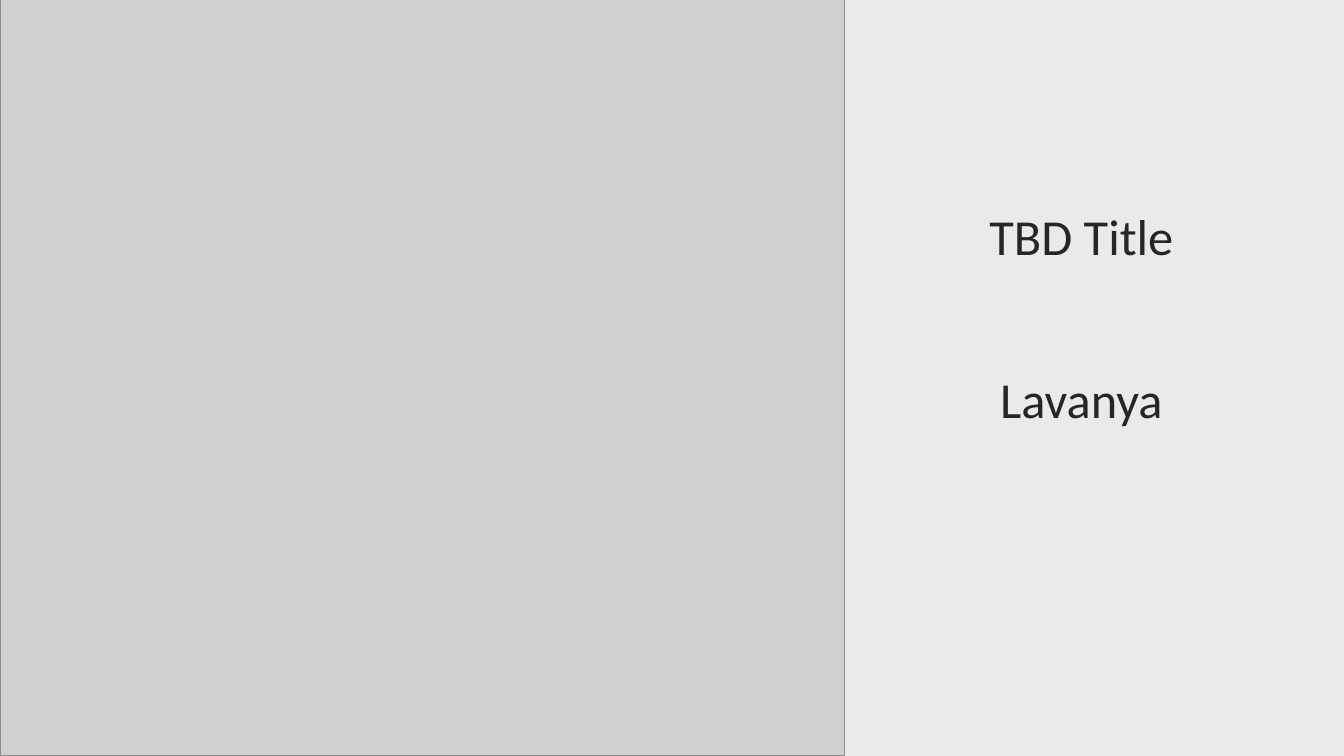
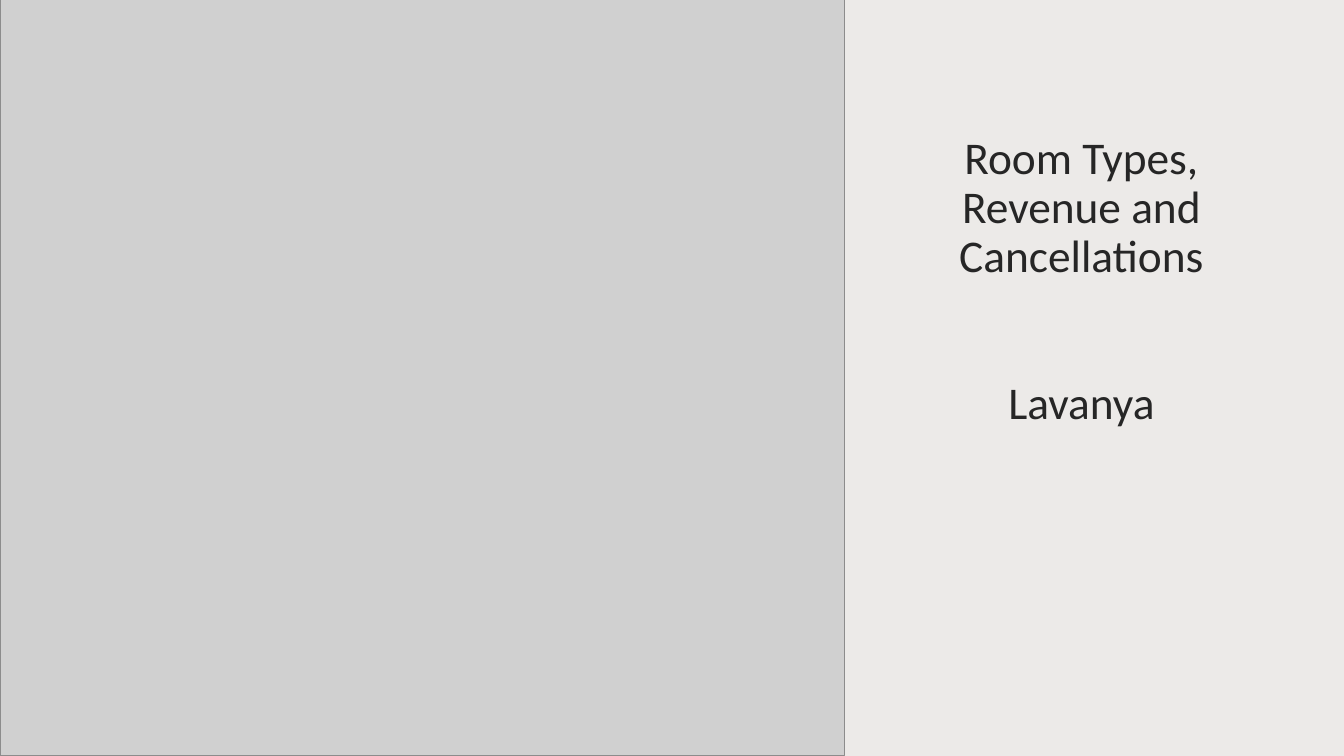
Before and after one commit to pin164/project_1, a slide deck: slide 10 of DRAFT Project1-Hotel_Booking.pptx. Drawn at 1344x756 pixels with LibreOffice and Linux fonts; fonts in the diff are those of the drawing; grey boxes stand for pictures. Boxes give left, top, right and bottom in pixels: in the first picture for what was removed or moved away, otherwise in the second. Text is boxed around its words. In the diff, an @@ line names an element or a change of style, - is before the commit and + after.

```diff
--- a/DRAFT Project1-Hotel_Booking.pptx
+++ b/DRAFT Project1-Hotel_Booking.pptx
@@ title at (959, 145, 1203, 427): text changed; size 36 to 32.4 pt @@
-TBD Title
-Lavanya
+Room Types, Revenue and Cancellations
+Lavanya
```
Also in this commit, not shown: 12 slides added, 6 other files.
